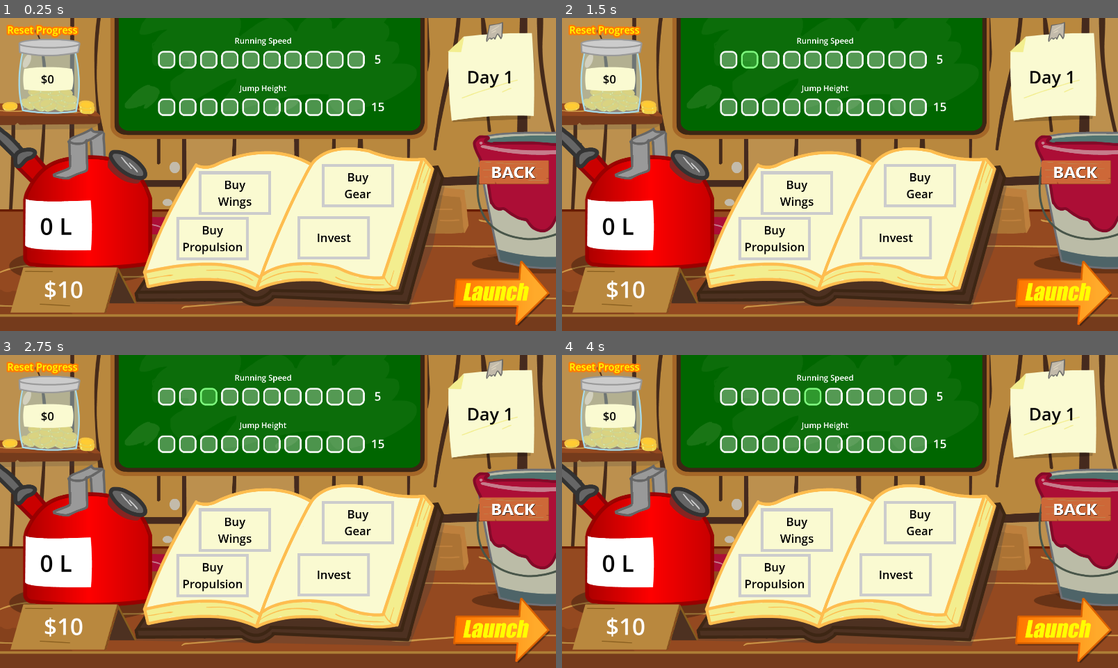
Above: before the commit, frames 1-4 (two rows, left to right).
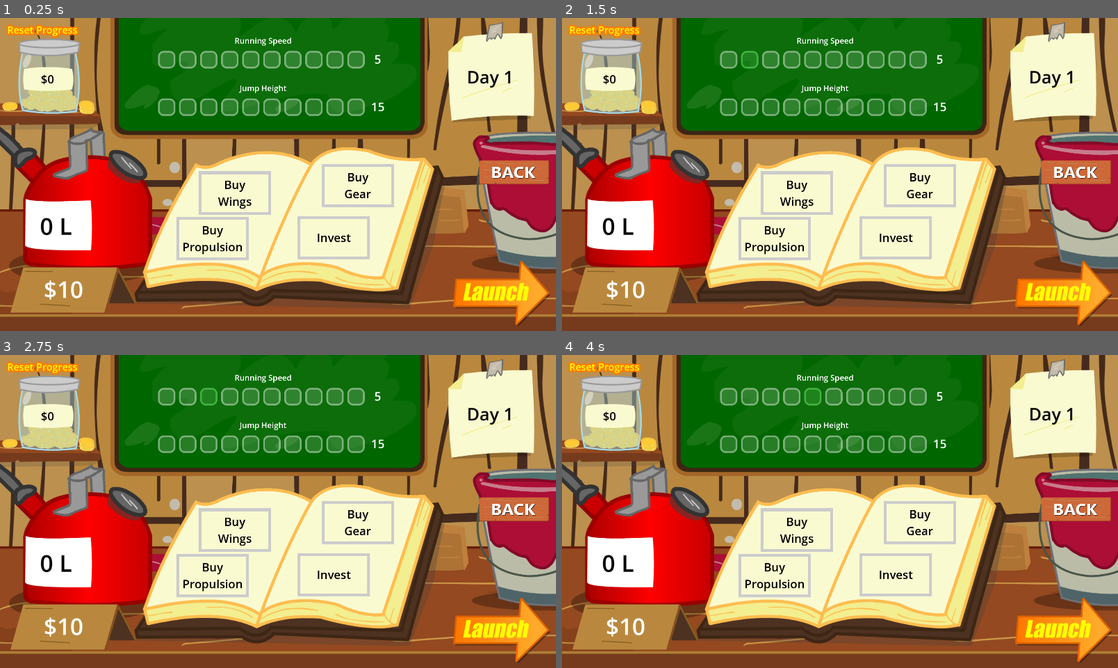
Above: after the commit, the same moments.

Repository: 100-Devs-1-Game/FlightOfHarmony
Game: Godot game, scene res://shop/shop.tscn
Two runs of this game, one before a commit and one after it. Both use one fixed random seed, a clock stepped at 60 frames per second and the inputs below.
Inputs (mouse positions are in pixels of both pictures, inside the frame that each line leads up to):
- Up to frame 1 (0.25 s): no input
- Up to frame 2 (1.5 s): click (728, 58) at 0.52 s; click (751, 58) at 1.27 s
- Up to frame 3 (2.75 s): click (211, 395) at 2.02 s
- Up to frame 4 (4 s): click (795, 395) at 2.77 s; click (812, 395) at 3.52 s

The runs differ from the first frame. In frame 1, 3.3% of the frame differs, in the area x 28-66%, y 10-32%; in frame 2, 3.2%; in frame 3, 3.2%; in frame 4, 3.2%.

Commit message:
Grey out unaffordable buttons

Diff:
--- a/src/shop/check_button_row.gd
+++ b/src/shop/check_button_row.gd
@@ -8,14 +8,15 @@
 @onready var button_container: HBoxContainer = %HBoxContainer
 @onready var balance_label: Label = %"Balance Label"
 
+
+
 func _ready() -> void:
 	await get_tree().process_frame
 	EventChannel.reset_progress.connect(_refresh)
+	Global.money_changed.connect(_on_money_changed)
 	title_label.text = title
 
-	var s = pony_stats.get_stat(stat)
-	if s.level:
-		_disable_buttons(s.level)
+	_disable_buttons()
 	_update_next_cost()
 
 	var level = 1
@@ -38,18 +39,22 @@
 		return
 
 	pony_stats.set_level(stat, level)
-	_disable_buttons(level)
+	_disable_buttons()
 	SaveManager.save_game()
 	_update_next_cost()
 
 
-func _disable_buttons(level: int) -> void:
+func _disable_buttons() -> void:
+	var stat_res = pony_stats.get_stat(stat) as BuyablePonyStat
+
 	var count = button_container.get_child_count()
-	for i in range(level):
-		if i < count:
-			var btn := button_container.get_child(i) as TextureButton
-			if btn:
-				btn.disabled = true
+	for i in range(count):
+		var btn := button_container.get_child(i) as TextureButton
+		btn.modulate.a= 1.0
+		if i < stat_res.level:
+			btn.disabled = true
+		elif not Global.can_afford(stat_res.cost[i]):
+			btn.modulate.a= 0.5
 
 
 func _update_next_cost() -> void:
@@ -77,3 +82,8 @@
 			btn.button_pressed = false
 
 	_update_next_cost()
+
+
+func _on_money_changed():
+	_refresh()
+	_disable_buttons()
